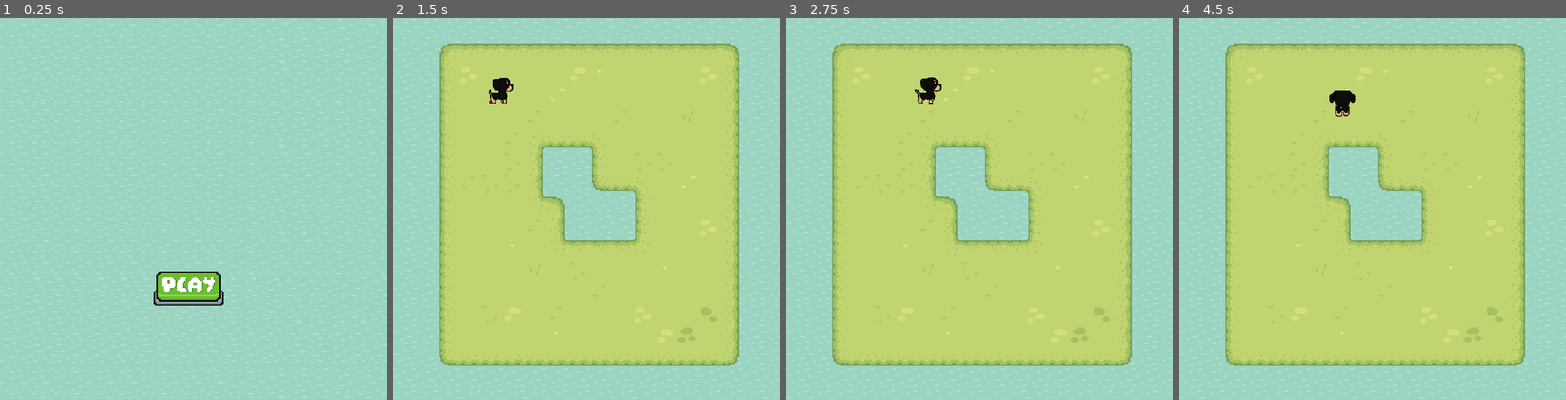
Above: before the commit, frames 1-4 (left to right).
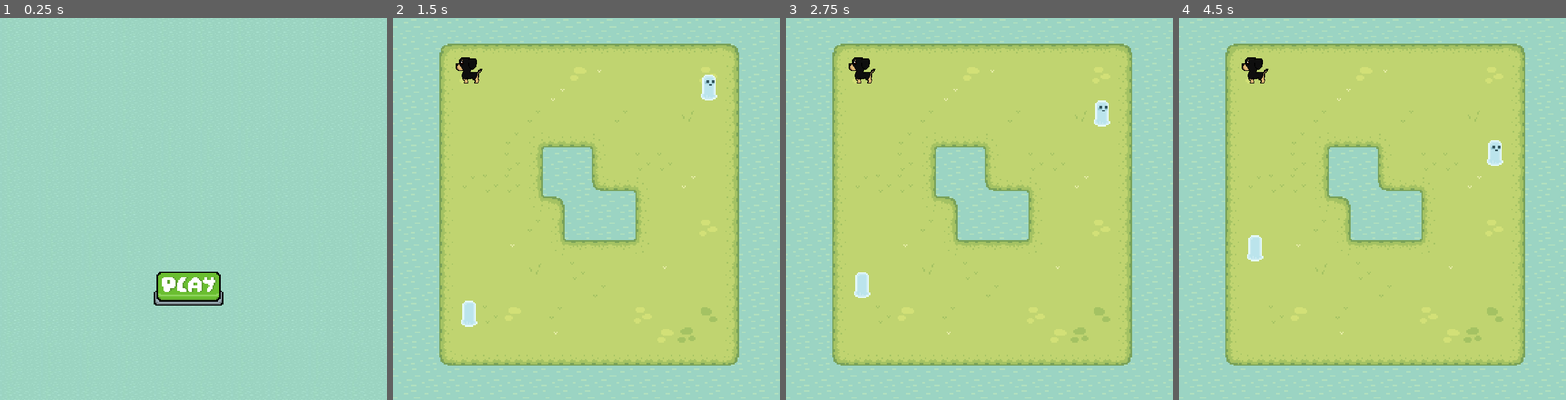
Above: after the commit, the same moments.

Repository: BeatrizPat/Dominic
Game: Godot game, scene res://level/control.tscn
Two runs of this game, one before a commit and one after it. Both use one fixed random seed, a clock stepped at 60 frames per second and the inputs below.
Inputs (mouse positions are in pixels of both pictures, inside the frame that each line leads up to):
- Up to frame 1 (0.25 s): no input
- Up to frame 2 (1.5 s): click (582, 289) at 0.5 s; hold D (right) from 1.28 s (still down)
- Up to frame 3 (2.75 s): release D (right) at 2.03 s; hold S (down) from 2.03 s (still down)
- Up to frame 4 (4.5 s): release S (down) at 2.78 s; hold D (right) 2.78-3.53 s; hold W (up) 3.53-4.28 s; hold A (left) from 4.28 s (still down)

The runs differ from the first frame. In frame 2, 1.0% of the frame differs, in the area x 16-84%, y 10-81%; in frame 3, 1.0%; in frame 4, 1.1%, in the area x 16-84%, y 10-64%.
Error after the commit: Parse Error: Expected indented block after function declaration. (res://characters/dog_player.gd:61)

Commit message:
inimigos basicos e colisão com game over

Diff:
--- a/characters/dog_player.gd
+++ b/characters/dog_player.gd
@@ -3,7 +3,6 @@
 @export var move_speed : float = 1
 @export var starting_direction : Vector2 = Vector2(0, 0.1)
 @export var tile_size : int = 16
-
 @onready var animation_tree = $AnimationTree
 @onready var state_machine = animation_tree.get("parameters/playback")
 var currPos = Vector2(56,32)
@@ -22,7 +21,7 @@
 	position += Vector2.ONE * tile_size/2
 
 func _process(delta):
-	print(ray.is_colliding())
+	if not moving: state_machine.travel("idle")
 
 # Recebe os eventos de teclado
 func _unhandled_input(event):
@@ -31,19 +30,27 @@
 	for dir in inputs.keys():
 		if event.is_action(dir):
 			move(dir)
+
 # Função de movimentação do player
 func move(dir):
+
 	ray.target_position = inputs[dir] * tile_size
 	ray.force_raycast_update()
 	update_animation_parameters(ray.target_position)
 	if !ray.is_colliding():
+		moving = true
+		state_machine.travel("walk")
 		var tween = create_tween()
 		tween.tween_property(self, "position", position + inputs[dir] * tile_size, 1.0/animation_speed).set_trans(Tween.TRANS_LINEAR)
-		moving = true
-		pick_new_state()
 		await tween.finished
 		moving = false
-	pick_new_state()
+	if ray.is_colliding():
+		var regex = RegEx.new()
+		regex.compile("Enemy")
+		var result = regex.search(ray.get_collider().name)
+		if result: get_tree().change_scene_to_file("res://level/end_scene.tscn")
+
+
 
 # Atualização de animação
 func update_animation_parameters(move_input: Vector2):
@@ -51,9 +58,4 @@
 		animation_tree.set("parameters/idle/blend_position", move_input)
 		animation_tree.set("parameters/walk/blend_position", move_input)
 
-# Transição entre animação parado e movimento
-func pick_new_state():
-	if(moving):
-		state_machine.travel("walk")
-	else:
-		state_machine.travel("idle")
+func game_over():
--- a/characters/dog_player.tscn
+++ b/characters/dog_player.tscn
@@ -4,7 +4,7 @@
 [ext_resource type="Texture2D" uid="uid://2jsb8j3ik4bw" path="res://assets/dog/cachorro-sheet-finalizado.png" id="2_wuo5t"]
 
 [sub_resource type="RectangleShape2D" id="RectangleShape2D_uebv3"]
-size = Vector2(17.9447, 15)
+size = Vector2(20.5461, 15.8045)
 
 [sub_resource type="Animation" id="Animation_uuptj"]
 length = 0.001
@@ -238,6 +238,9 @@
 
 [node name="DogPlayer" type="CharacterBody2D"]
 script = ExtResource("1_nr1kn")
+move_speed = null
+starting_direction = null
+tile_size = null
 
 [node name="Sprite2D" type="Sprite2D" parent="."]
 position = Vector2(0, -3)
@@ -248,7 +251,7 @@
 frame = 8
 
 [node name="CollisionShape2D" type="CollisionShape2D" parent="."]
-position = Vector2(0, 3)
+position = Vector2(3.57628e-07, 3.2422)
 scale = Vector2(0.778738, 0.602081)
 shape = SubResource("RectangleShape2D_uebv3")
 
--- /dev/null
+++ b/characters/enemy.tscn
@@ -0,0 +1,89 @@
+[gd_scene load_steps=8 format=3 uid="uid://1flf5ls2ugef"]
+
+[ext_resource type="Texture2D" uid="uid://b6quttspwvhjt" path="res://assets/enemy/000.png" id="1_jke63"]
+[ext_resource type="Script" path="res://characters/enemy_1.gd" id="1_rfj0p"]
+
+[sub_resource type="Animation" id="Animation_6rk0i"]
+length = 0.001
+tracks/0/type = "value"
+tracks/0/imported = false
+tracks/0/enabled = true
+tracks/0/path = NodePath("Sprite2D:frame")
+tracks/0/interp = 1
+tracks/0/loop_wrap = true
+tracks/0/keys = {
+"times": PackedFloat32Array(0),
+"transitions": PackedFloat32Array(1),
+"update": 1,
+"values": [1]
+}
+
+[sub_resource type="Animation" id="Animation_jxq7u"]
+resource_name = "walk_back"
+loop_mode = 1
+tracks/0/type = "value"
+tracks/0/imported = false
+tracks/0/enabled = true
+tracks/0/path = NodePath("Sprite2D:frame")
+tracks/0/interp = 1
+tracks/0/loop_wrap = true
+tracks/0/keys = {
+"times": PackedFloat32Array(0, 0.5),
+"transitions": PackedFloat32Array(1, 1),
+"update": 1,
+"values": [8, 9]
+}
+
+[sub_resource type="Animation" id="Animation_vpusx"]
+resource_name = "walk_front"
+loop_mode = 1
+tracks/0/type = "value"
+tracks/0/imported = false
+tracks/0/enabled = true
+tracks/0/path = NodePath("Sprite2D:frame")
+tracks/0/interp = 1
+tracks/0/loop_wrap = true
+tracks/0/keys = {
+"times": PackedFloat32Array(0, 0.5),
+"transitions": PackedFloat32Array(1, 1),
+"update": 1,
+"values": [0, 1]
+}
+
+[sub_resource type="AnimationLibrary" id="AnimationLibrary_l7ko3"]
+_data = {
+"RESET": SubResource("Animation_6rk0i"),
+"walk_back": SubResource("Animation_jxq7u"),
+"walk_front": SubResource("Animation_vpusx")
+}
+
+[sub_resource type="RectangleShape2D" id="RectangleShape2D_pafkh"]
+size = Vector2(14, 11)
+
+[node name="enemy" type="CharacterBody2D"]
+script = ExtResource("1_rfj0p")
+
+[node name="Sprite2D" type="Sprite2D" parent="."]
+texture = ExtResource("1_jke63")
+hframes = 8
+vframes = 8
+frame = 1
+
+[node name="AnimationPlayer" type="AnimationPlayer" parent="."]
+libraries = {
+"": SubResource("AnimationLibrary_l7ko3")
+}
+
+[node name="CollisionShape2D" type="CollisionShape2D" parent="."]
+position = Vector2(0, 6.5)
+shape = SubResource("RectangleShape2D_pafkh")
+
+[node name="Timer" type="Timer" parent="."]
+wait_time = 3.0
+autostart = true
+
+[node name="RayCast2D" type="RayCast2D" parent="."]
+position = Vector2(0, 6)
+target_position = Vector2(0, 3)
+
+[connection signal="timeout" from="Timer" to="." method="_on_timer_timeout"]
--- /dev/null
+++ b/characters/enemy_1.gd
@@ -0,0 +1,4 @@
+extends enemy_movement
+
+func _ready():
+	change_direction()
--- /dev/null
+++ b/characters/enemy_movement.gd
@@ -0,0 +1,39 @@
+extends CharacterBody2D
+class_name enemy_movement
+@onready var ray = $RayCast2D
+
+@export var tile_size = 16
+var dir = [Vector2.RIGHT,
+			Vector2.LEFT,
+			Vector2.UP,
+			Vector2.DOWN]
+var rand
+# Called when the node enters the scene tree for the first time.
+func _ready():
+	var rand = 0
+	pass # Replace with function body.
+func change_direction():
+	if rand == 2:
+		rand = 3
+	else: rand = 2
+
+#func detect_collision():
+	#for i in get_slide_collision_count():
+		#var colisao = get_slide_collision(i)
+		#var colisor = colisao.get_collider()
+		#print(colisor.name)
+		#if colisor.name == "DogPlayer":
+			#get_tree().change_scene_to_file("res://level/end_scene.tscn")
+
+# Called very frame. 'delta' is the elapsed time since the previous frame.
+func _physics_process(delta):
+	ray.target_position = dir[rand] * tile_size/2
+	ray.force_raycast_update()
+	if ray.is_colliding():
+		change_direction()
+	velocity = dir[rand] * tile_size
+	if rand == 2:
+		$AnimationPlayer.play("walk_back")
+	else: $AnimationPlayer.play("walk_front")
+	move_and_slide()
+	#detect_collision()
--- a/level/control.tscn
+++ b/level/control.tscn
@@ -18,6 +18,7 @@
 layout_mode = 0
 offset_right = 700.0
 offset_bottom = 710.0
+scale = Vector2(0.441612, 0.424911)
 texture = ExtResource("2_xq3ff")
 
 [node name="TextureButton" type="TextureButton" parent="."]
--- /dev/null
+++ b/level/end_scene.tscn
@@ -0,0 +1,18 @@
+[gd_scene load_steps=2 format=3 uid="uid://bqvs7406kb8d1"]
+
+[ext_resource type="Texture2D" uid="uid://leb1237dxy38" path="res://assets/background.png" id="1_srlm7"]
+
+[node name="end_scene" type="Control"]
+layout_mode = 3
+anchors_preset = 15
+anchor_right = 1.0
+anchor_bottom = 1.0
+grow_horizontal = 2
+grow_vertical = 2
+
+[node name="TextureRect" type="TextureRect" parent="."]
+layout_mode = 0
+offset_right = 40.0
+offset_bottom = 40.0
+scale = Vector2(0.499312, 0.512978)
+texture = ExtResource("1_srlm7")
--- a/level/game_level.tscn
+++ b/level/game_level.tscn
@@ -1,8 +1,9 @@
-[gd_scene load_steps=8 format=3 uid="uid://lyw2xfihrk8j"]
+[gd_scene load_steps=9 format=3 uid="uid://lyw2xfihrk8j"]
 
 [ext_resource type="PackedScene" uid="uid://6su7471wdxtk" path="res://characters/dog_player.tscn" id="1_s4lu3"]
 [ext_resource type="Texture2D" uid="uid://d7bohyfu6t7q" path="res://assets/tilesets/Grass.png" id="2_uyyd5"]
 [ext_resource type="Texture2D" uid="uid://de3flxd85q23a" path="res://assets/tilesets/Water.png" id="3_jdih2"]
+[ext_resource type="PackedScene" uid="uid://1flf5ls2ugef" path="res://characters/enemy.tscn" id="4_5vfro"]
 
 [sub_resource type="NavigationPolygon" id="NavigationPolygon_j3t1u"]
 vertices = PackedVector2Array(8, 8, -8, 8, -8, -8, 8, -8)
@@ -269,7 +270,9 @@
 
 [node name="DogPlayer" parent="." instance=ExtResource("1_s4lu3")]
 position = Vector2(56, 41)
+move_speed = null
 starting_direction = Vector2(0, 1)
+tile_size = null
 
 [node name="TileMap" type="TileMap" parent="."]
 position = Vector2(32, 17)
@@ -281,3 +284,9 @@
 layer_1/name = "TopGround"
 layer_1/z_index = -5
 layer_1/tile_data = PackedInt32Array(0, 0, 0, 65536, 0, 1, 131072, 0, 1, 1, 65536, 0, 65537, 196608, 6, 131073, 65536,  …(7329 unchanged characters)…
+
+[node name="Enemy 1" parent="." instance=ExtResource("4_5vfro")]
+position = Vector2(56, 229)
+
+[node name="Enemy 2" parent="." instance=ExtResource("4_5vfro")]
+position = Vector2(232, 36)
Binary file added: assets/enemy/000.png
Not shown, added: assets/enemy/000.png.import
Binary file added: assets/enemy/purple ghost.png
Not shown, added: assets/enemy/purple ghost.png.import
